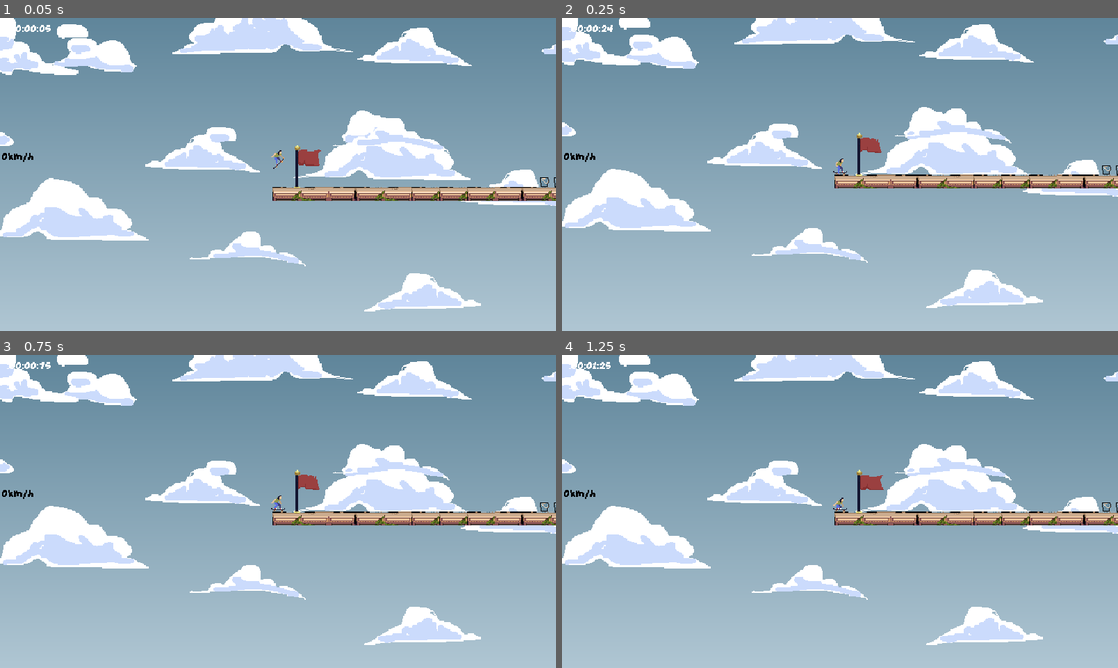
Above: before the commit, frames 1-4 (two rows, left to right).
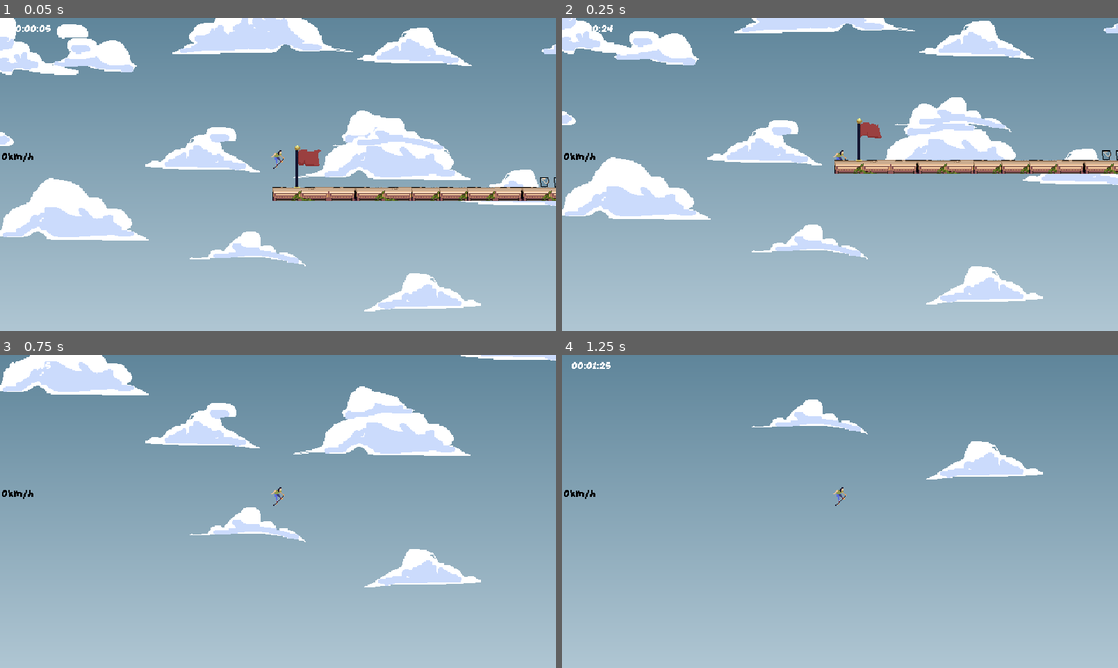
Above: after the commit, the same moments.

Repository: Minipeps/SpeedJam-8
Game: Godot game, scene res://2D/Level.tscn
Same seed, same stepped clock (60 frames per second), same inputs: the game is played once before the commit and once after it. This scene is started directly instead of the project's main scene.
Inputs (mouse positions are in pixels of both pictures, inside the frame that each line leads up to):
- Up to frame 1 (0.05 s): no input
- Up to frame 2 (0.25 s): no input
- Up to frame 3 (0.75 s): tap Enter (ui_accept) at 0.5 s; move the mouse to (250, 574) at 0.52 s; hold Up (player_move_up) from 0.53 s (still down); tap C (display_end_screen_lose) at 0.6 s
- Up to frame 4 (1.25 s): keep holding Up (player_move_up); tap Enter (ui_accept) at 0.77 s

Frame 1 is identical in both runs. In frame 2, 16% of the frame differs, in the area x 0-100%, y 0-93%; in frame 3, 26%; in frame 4, 20%.

Commit message:
update collision layers in player2D.tscn

Diff:
--- a/2D/Player/Player2D.tscn
+++ b/2D/Player/Player2D.tscn
@@ -190,6 +190,7 @@
 }]
 
 [node name="Player2d" type="CharacterBody2D"]
+collision_mask = 14
 script = ExtResource("1_53slt")
 MAX_FALL_HEIGHT = 5
 
